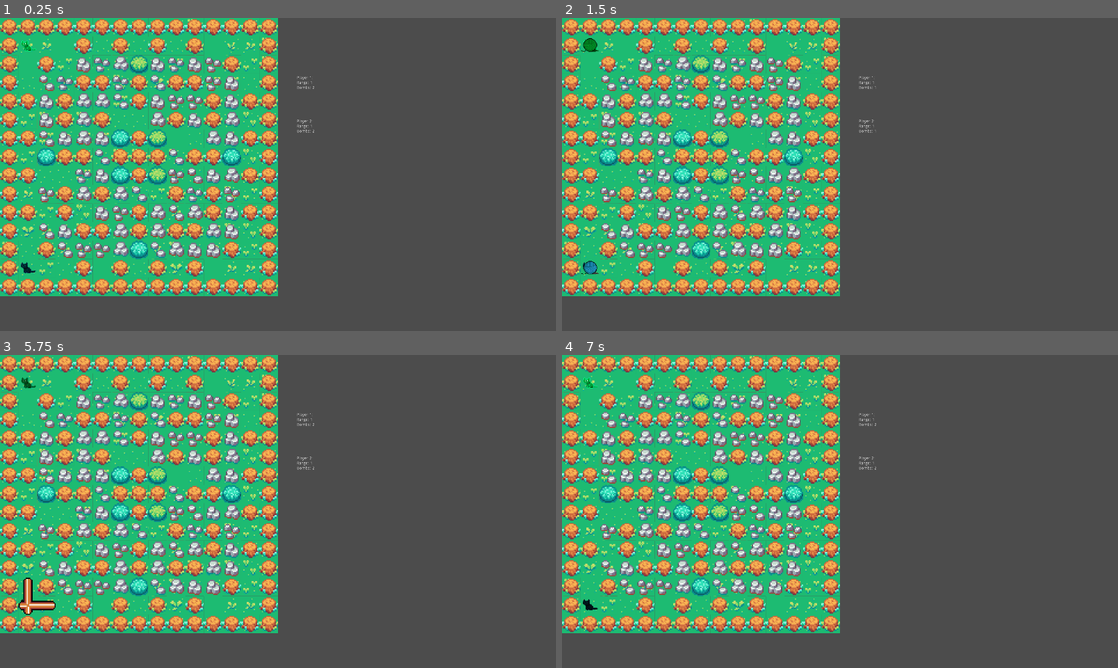
Above: before the commit, frames 1-4 (two rows, left to right).
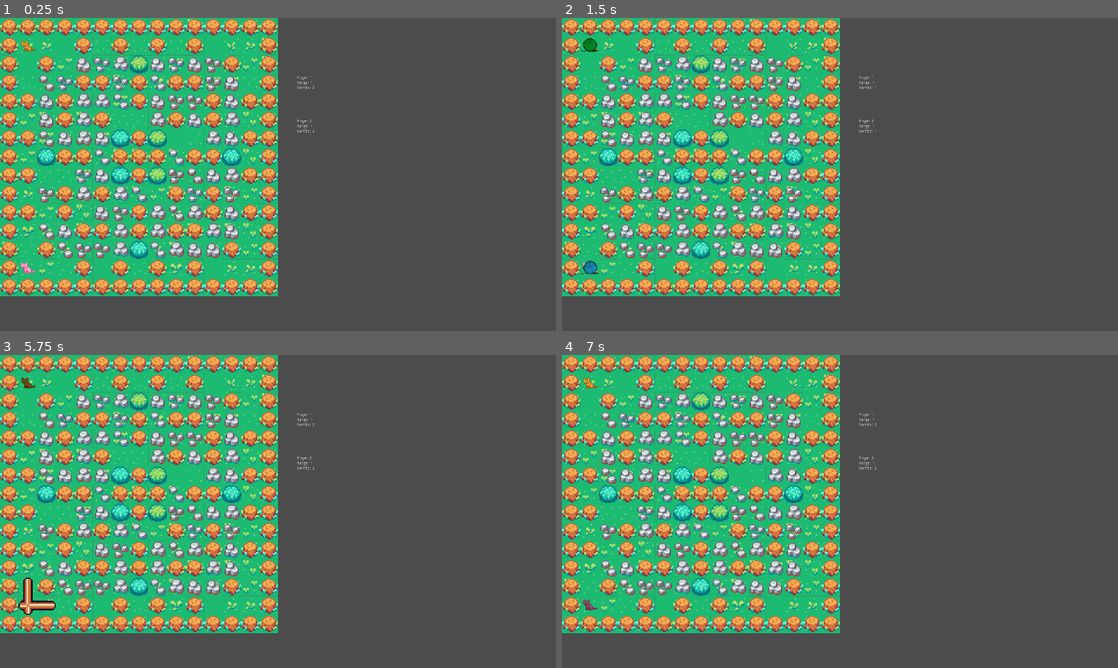
Above: after the commit, the same moments.

Repository: RudyMis/bomberman
Game: Godot game, scene res://Scenes/Map/Map.tscn
Two runs of this game, one before a commit and one after it. Both use one fixed random seed, a clock stepped at 60 frames per second and the inputs below. The engine's default icon, where the game draws it, is replaced by a stand-in: a white triangle on a blue panel in a dark square. Sound files missing from this copy of the repository are replaced by a short silence.
Inputs:
- Up to frame 1 (0.25 s): no input
- Up to frame 2 (1.5 s): tap Enter at 0.5 s; tap Space at 1.25 s
- Up to frame 3 (5.75 s): tap Enter at 2, 3.5 s; tap Space at 2.75 s
- Up to frame 4 (7 s): no input

The runs differ from the first frame. In frame 1, 0.1% of the frame differs, in the area x 3-7%, y 7-82%; in frame 2, less than 0.1%; in frame 3, less than 0.1%; in frame 4, 0.1%.

Commit message:
remove non existing cat sprite from array

Diff:
--- a/Scenes/Player/Player.tscn
+++ b/Scenes/Player/Player.tscn
@@ -40,7 +40,6 @@
 [ext_resource path="res://Resources/Cats/PlayerAnimationRadioactive000.tres" type="SpriteFrames" id=38]
 [ext_resource path="res://Resources/Cats/PlayerAnimationRed000.tres" type="SpriteFrames" id=39]
 [ext_resource path="res://Resources/Cats/PlayerAnimationSealPoint000.tres" type="SpriteFrames" id=40]
-[ext_resource path="res://Resources/Cats/PlayerAnimationSealPoint001.tres" type="SpriteFrames" id=41]
 [ext_resource path="res://Resources/Cats/PlayerAnimationWhite000.tres" type="SpriteFrames" id=42]
 [ext_resource path="res://Resources/Cats/PlayerAnimationWhiteGrey000.tres" type="SpriteFrames" id=43]
 [ext_resource path="res://Resources/Cats/PlayerAnimationWhiteGrey001.tres" type="SpriteFrames" id=44]
@@ -54,13 +53,13 @@
 collision_mask = 15
 script = ExtResource( 2 )
 ps_bomb = ExtResource( 3 )
-cats_animations = [ ExtResource( 1 ), ExtResource( 8 ), ExtR …(687 unchanged characters)…  39 ), ExtResource( 40 ), ExtResource( 41 ), ExtResource( 42 ), ExtResource( 43 ), ExtResource( 44 ), ExtResource( 45 ) ]
+cats_animations = [ ExtResource( 1 ), ExtResource( 8 ), ExtR …(687 unchanged characters)…  39 ), ExtResource( 40 ), ExtResource( 42 ), ExtResource( 43 ), ExtResource( 44 ), ExtResource( 45 ) ]
 
 [node name="Sprite" type="AnimatedSprite" parent="."]
 scale = Vector2( 2, 2 )
 frames = ExtResource( 9 )
 animation = "nothing"
-frame = 5
+frame = 6
 playing = true
 
 [node name="CollisionPolygon2D" type="CollisionPolygon2D" parent="."]
Not shown: 1 places in Scenes/Player/Player.tscn that only renumber resources
